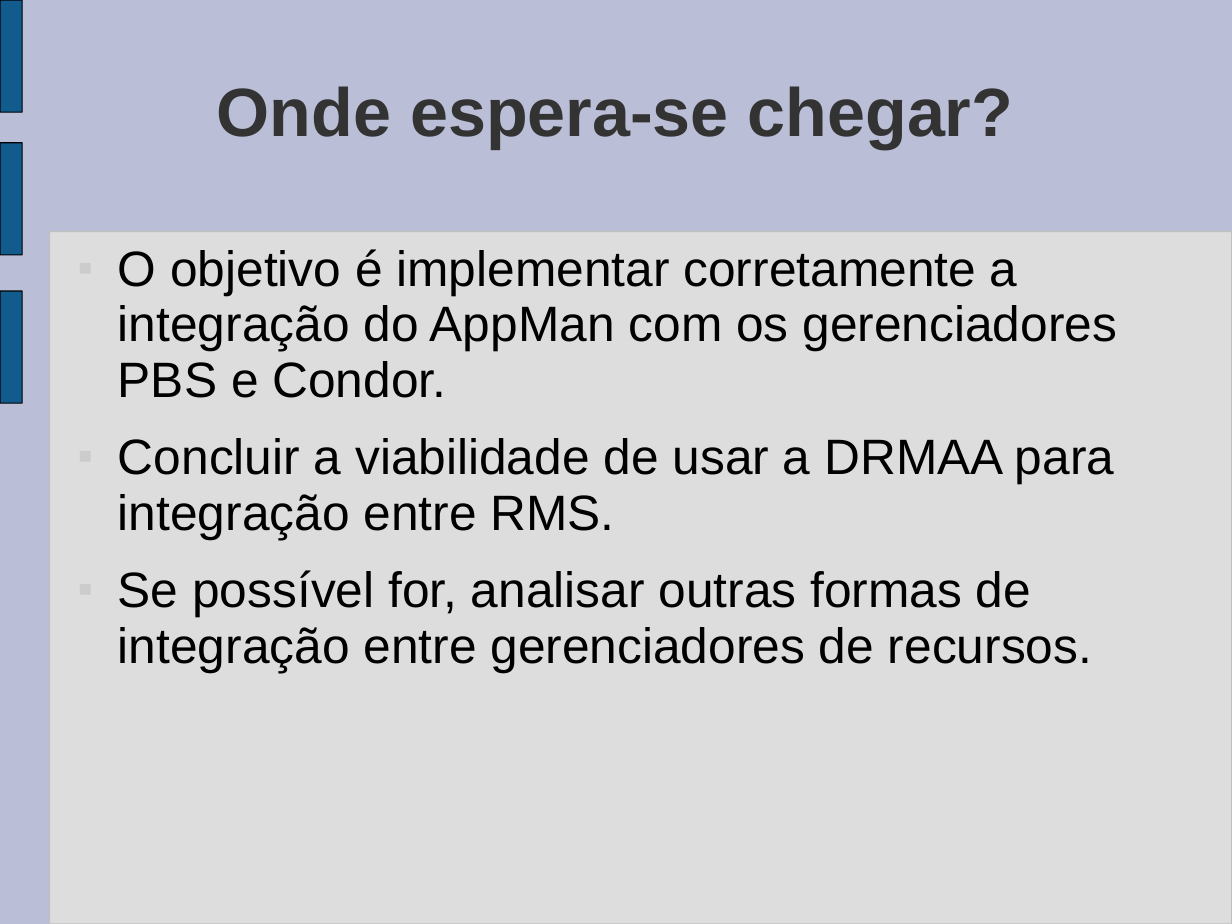
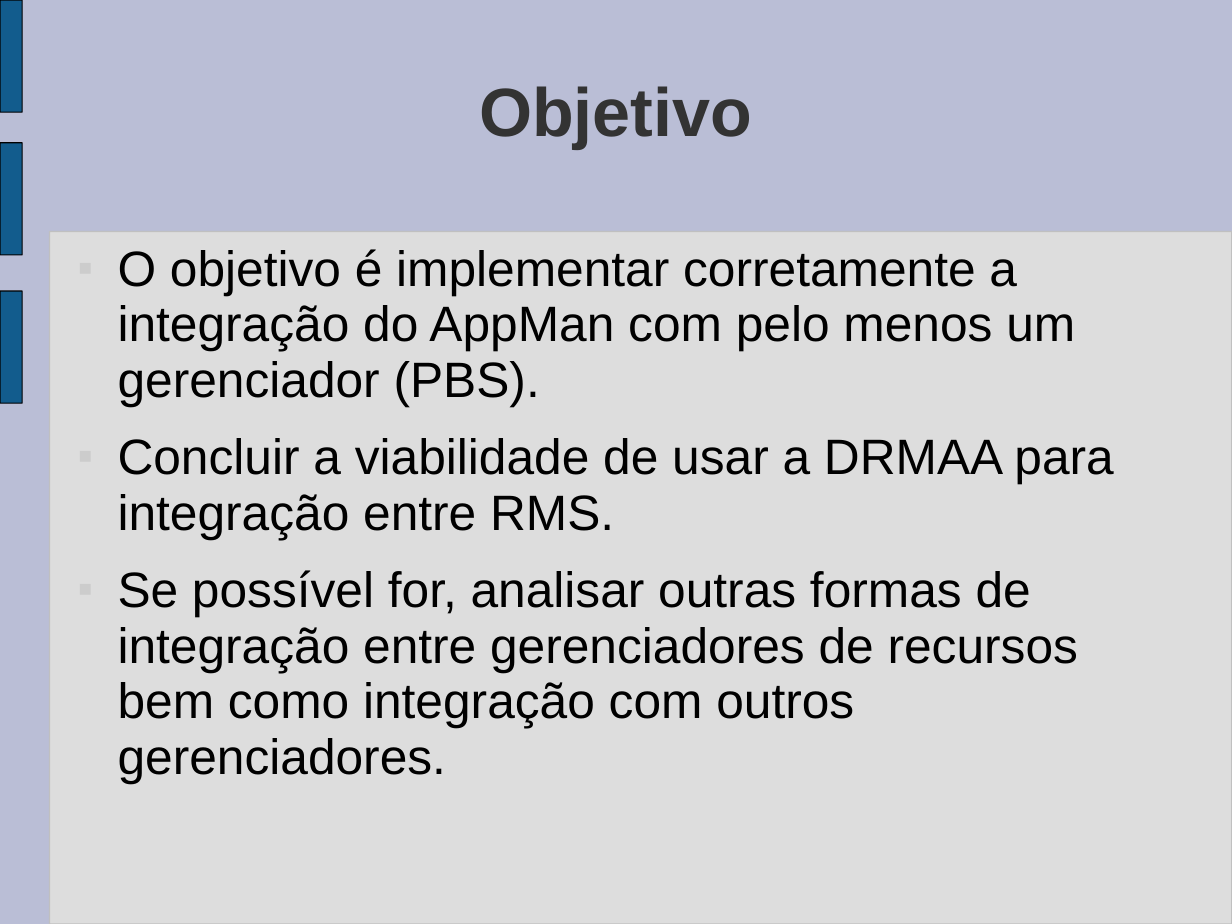
Before and after one commit to tonismar/tcc-tonismar, a slide deck: slide 10 of TCC/Monografia/SeminarioAndamento.ppt (slide 9 before the commit). Drawn at 1232x924 pixels with LibreOffice and Linux fonts; fonts in the diff are those of the drawing. Boxes give left, top, right and bottom in pixels: in the first picture for what was removed or moved away, otherwise in the second. Text is boxed around its words. In the diff, an @@ line names an element or a change of style, - is before the commit and + after.

```diff
--- a/TCC/Monografia/SeminarioAndamento.ppt
+++ b/TCC/Monografia/SeminarioAndamento.ppt
@@ title at (479,86,752,149): text changed @@
-Onde espera-se chegar?
+Objetivo
@@ text at (118,249,1075,406): text changed @@
-■ O objetivo é implementar corretamente a integração do AppMan com os gerenciadores PBS e Condor.
+■ O objetivo é implementar corretamente a integração do AppMan com pelo menos um gerenciador (PBS).
@@ text at (118,438,1113,539): indent changed @@
@@ text at (118,570,1078,783): text changed @@
-■ Se possível for, analisar outras formas de integração entre gerenciadores de recursos.
+■ Se possível for, analisar outras formas de integração entre gerenciadores de recursos bem como integração com outros gerenciadores.
```
Also in this commit, not shown: 7 other slides changed, 1 slide added.
